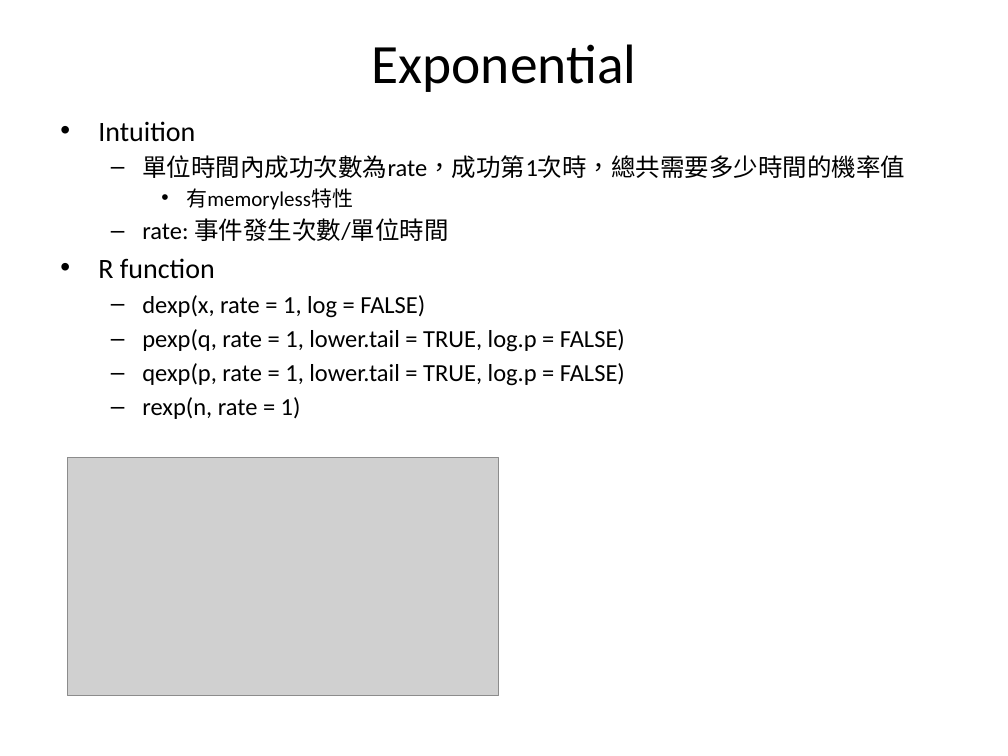
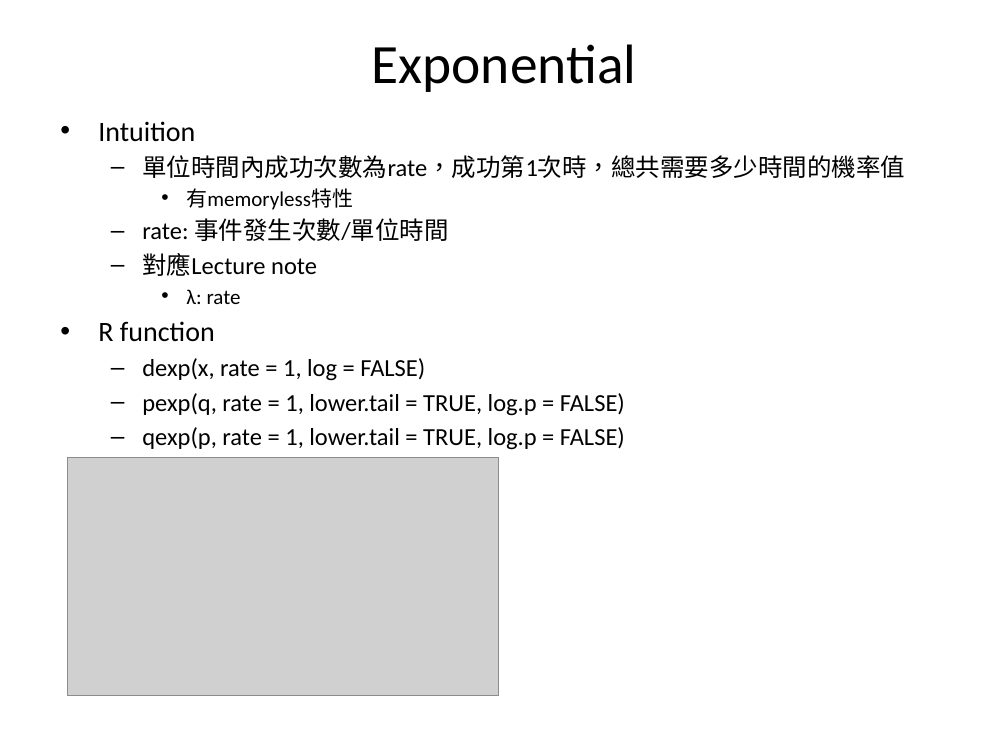
Before and after one commit to fuchingy/data_science, a slide deck: slide 18 of probability/doc/random_variable_distribution.pptx. Drawn at 1008x756 pixels with LibreOffice and Linux fonts; fonts in the diff are those of the drawing; grey boxes stand for pictures. Boxes give left, top, right and bottom in pixels: in the first picture for what was removed or moved away, otherwise in the second. Text is boxed around its words. In the diff, an @@ line names an element or a change of style, - is before the commit and + after.

```diff
--- a/probability/doc/random_variable_distribution.pptx
+++ b/probability/doc/random_variable_distribution.pptx
@@ text at (142,253,317,304): paragraphs added @@
+  – 對應Lecture note
+    • λ: rate
```
Also in this commit, not shown: 3 other slides changed, 1 other file.
